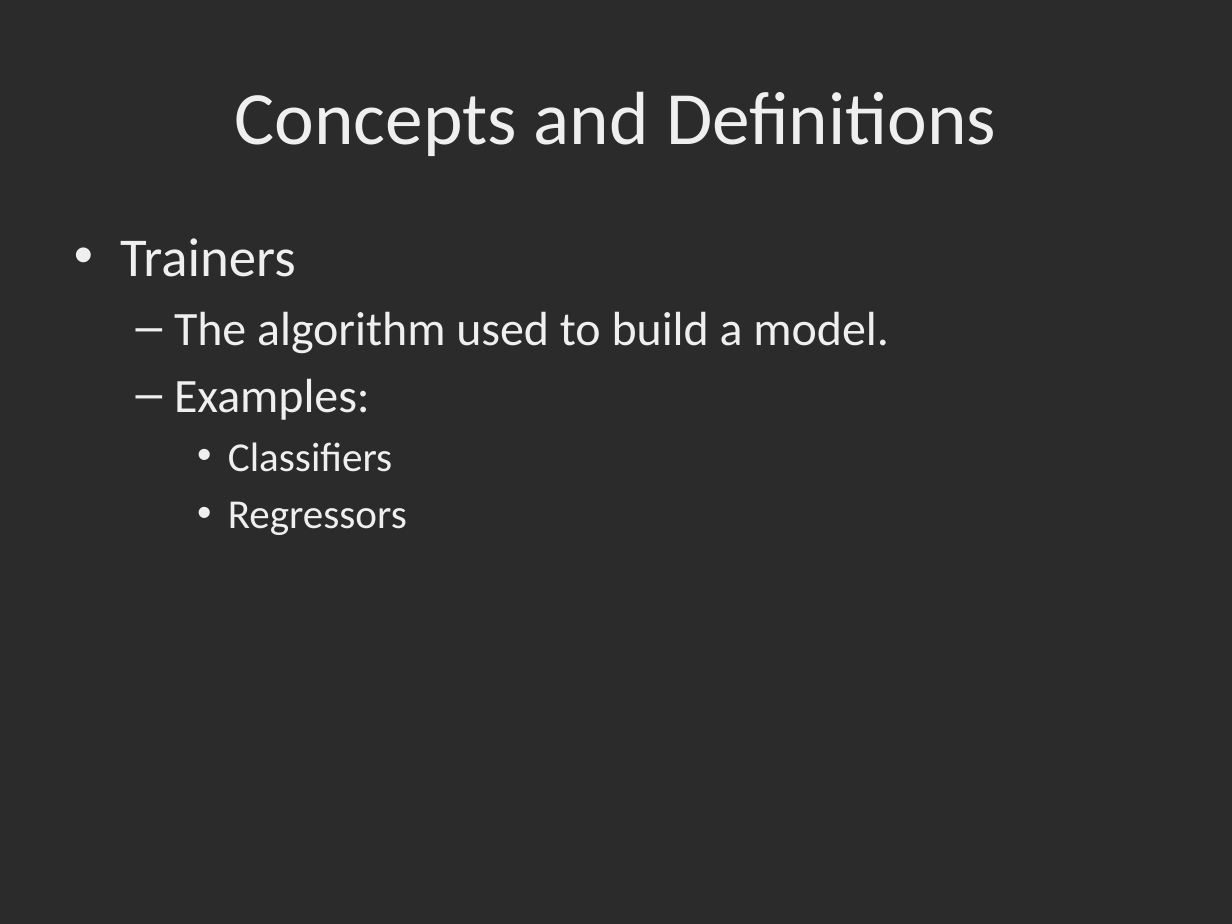
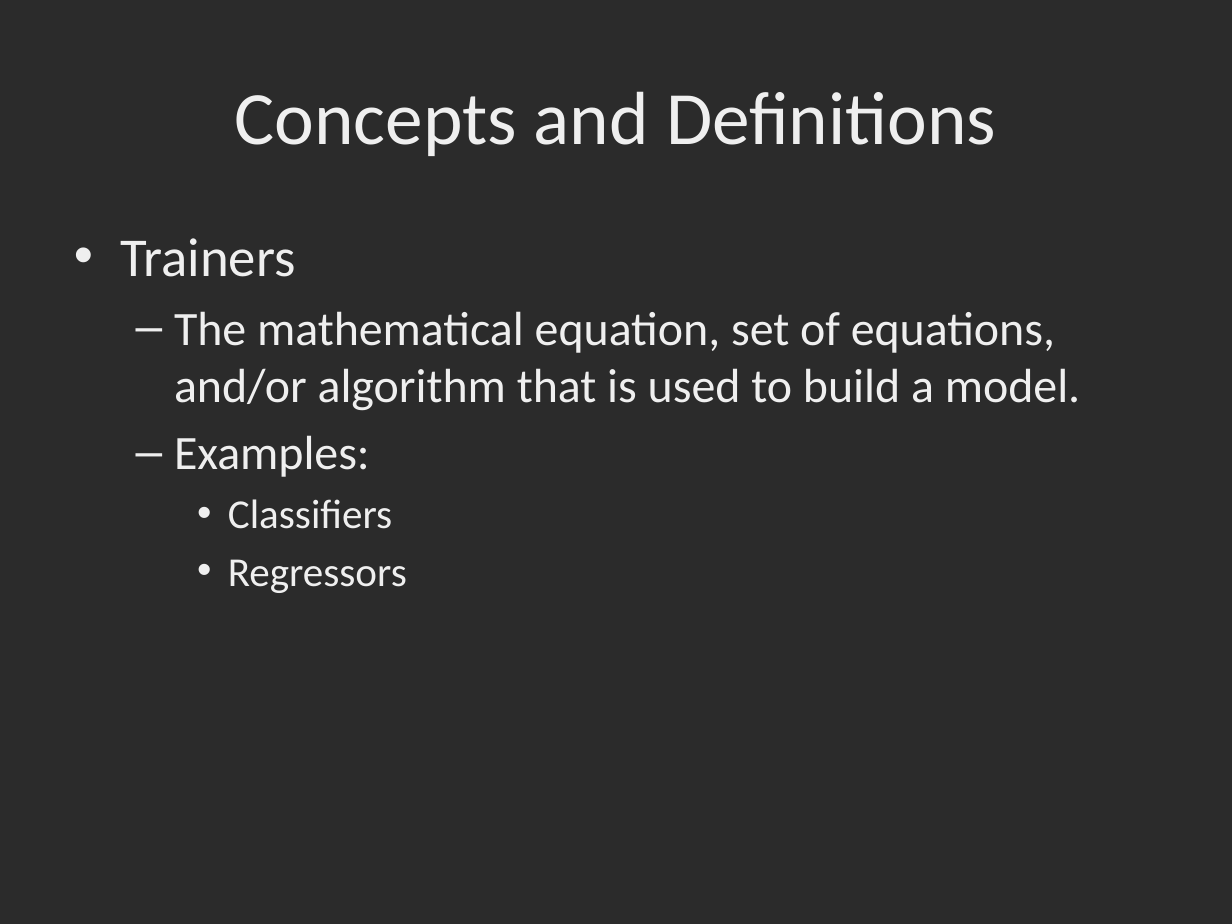
Before and after one commit to dbowmans46/PracticalProgramming, a slide deck: slide 5 of Session 7 - Python/Instructional Material/Session 7 - Python Brief Intro to Machine Learning with Scikit Learn.pptx. Drawn at 1232x924 pixels with LibreOffice and Linux fonts; fonts in the diff are those of the drawing; background and template pictures are left out; a plain dark background stands for a picture behind light text. Boxes give left, top, right and bottom in pixels: in the first picture for what was removed or moved away, otherwise in the second. Text is boxed around its words. In the diff, an @@ line names an element or a change of style, - is before the commit and + after.

```diff
--- a/Session 7 - Python/Instructional Material/Session 7 - Python Brief Intro to Machine Learning with Scikit Learn.pptx
+++ b/Session 7 - Python/Instructional Material/Session 7 - Python Brief Intro to Machine Learning with Scikit Learn.pptx
@@ text at (x1=174, y1=311, x2=1080, y2=411): text changed @@
-  – The algorithm used to build a model.
+  – The mathematical equation, set of equations, and/or algorithm that is used to build a model.
```
Also in this commit, not shown: 16 other slides changed, 12 slides added, 1 other file.
